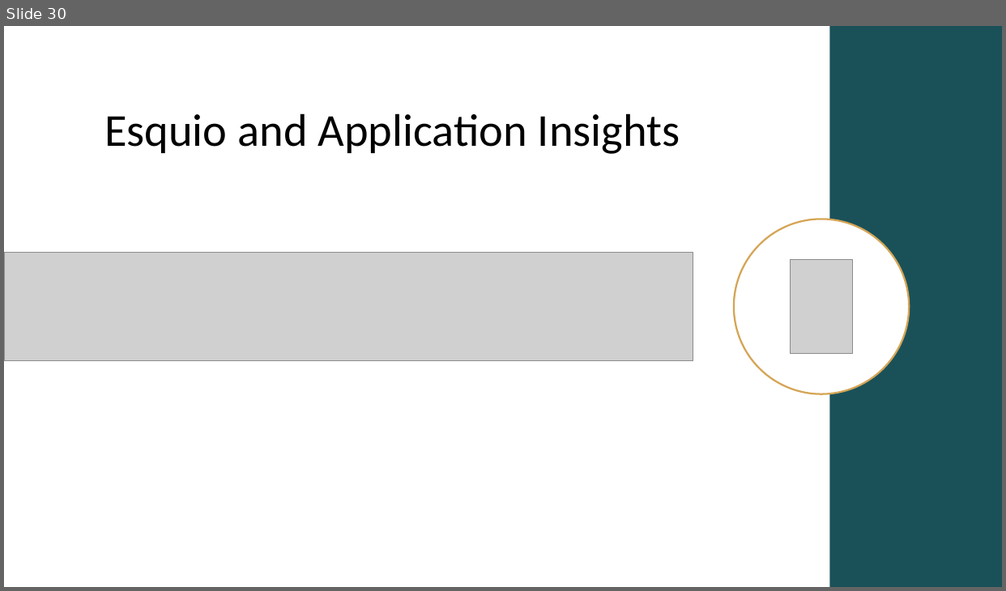
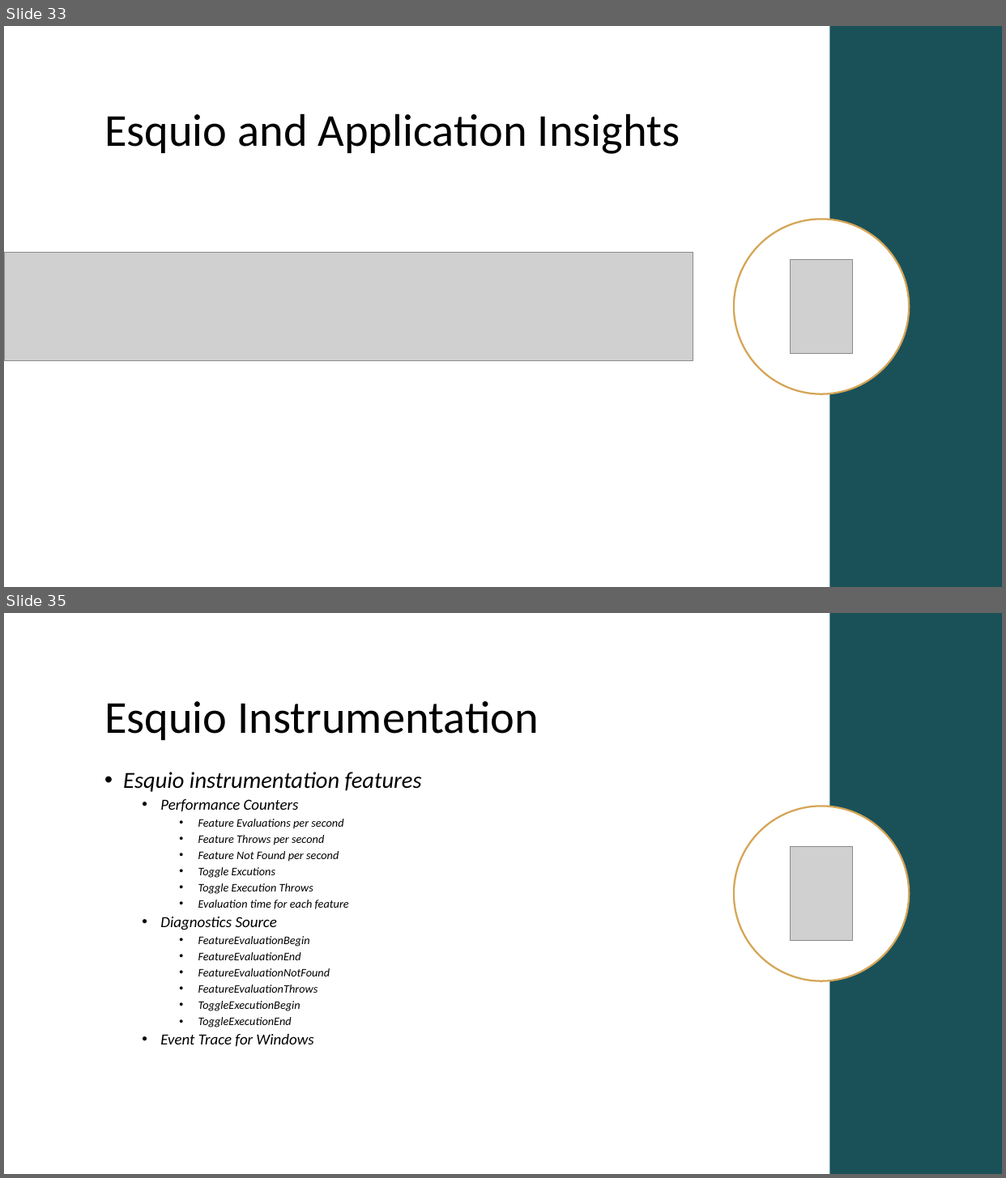
Before and after one commit to Xabaril/Esquio, a slide deck: docs/slides/esquio-overview-101.pptx. Shown one above the other, each under a label of ours: slide 30 before the commit, slides 33 and 35 after it; the slides between them are not shown. The pictures are 1006x591 and 1006x1178 pixels, drawn with LibreOffice and Linux fonts; fonts in the diff are those of the drawing; grey boxes stand for pictures. Boxes give left, top, right and bottom in pixels: in the first picture for what was removed or moved away, otherwise in the second. Text is boxed around its words. In the diff, an @@ line names an element or a change of style, - is before the commit and + after.

Commit message:
modify overview slides with more features to be released on 1.0

```diff
--- a/docs/slides/esquio-overview-101.pptx
+++ b/docs/slides/esquio-overview-101.pptx
@@ slide 35 added at bbox=[4, 613, 1002, 1174], background #FFFFFF @@
@@ rectangle added at bbox=[829, 613, 1002, 1174], fill #1A5159 @@
@@ title added at bbox=[104, 701, 538, 740], 44 pt, text #000000 @@
+Esquio Instrumentation
@@ text added at bbox=[123, 772, 422, 1047], 11.1 pt, text #000000, italic @@
+• Esquio instrumentation features
+  • Performance Counters
+    • Feature Evaluations per second
+    • Feature Throws per second
+    • Feature Not Found per second
+    • Toggle Excutions
+    • Toggle Execution Throws
+    • Evaluation time for each feature
+  • Diagnostics Source
+    • FeatureEvaluationBegin
+    • FeatureEvaluationEnd
+    • FeatureEvaluationNotFound
+    • FeatureEvaluationThrows
+    • ToggleExecutionBegin
+    • ToggleExecutionEnd
+  • Event Trace for Windows
@@ ellipse added at bbox=[734, 806, 909, 982], fill #FFFFFF, outline #D5A556 1.75 pt @@
@@ picture added at bbox=[791, 847, 853, 941] @@
@@ what was slide 30 is now slide 33 @@
```
Also in this commit, not shown: 11 slides changed, 5 other slides added.
